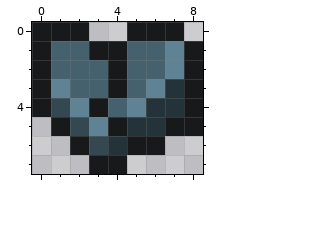
Pixel-art sprite: Art/items/Hearth_Stone-Complete.png. The picture above was drawn from the file before the commit.
The file is 9x8 pixels.
After:
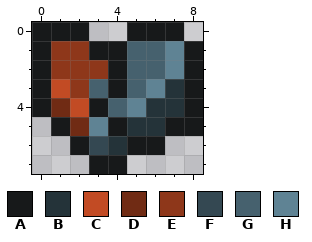
Palette (. is transparent): A #17191a  B #243339  C #c24b24  D #702b14  E #8e371a  F #344852  G #46616e  H #5f8394
The exact change:
Colour H becomes colour C in row 3 at x 1; in row 4 at x 2.
Colour F becomes colour D in row 4 at x 1; in row 5 at x 2.
Colour G becomes colour E in row 1 at x 1 to 2; in row 2 at x 1 to 3; in row 3 at x 2.
Where, in picture pixels (left, top, right, bottom), the same in both pictures:
changed: (51, 41, 108, 136)
